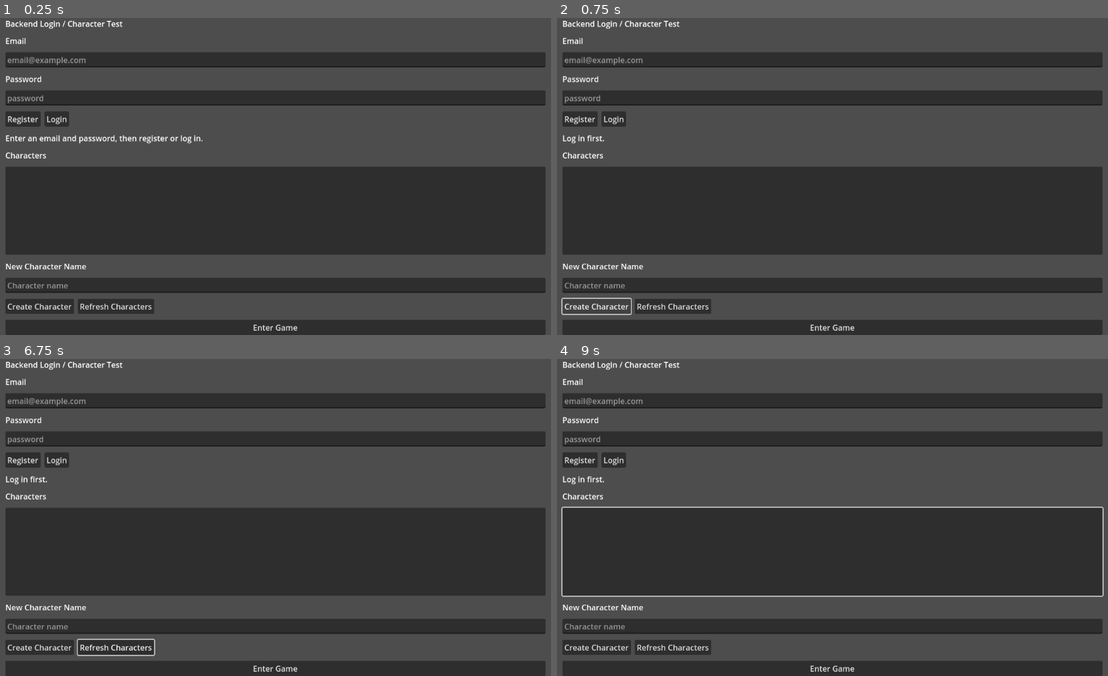
Above: before the commit, frames 1-4 (two rows, left to right).
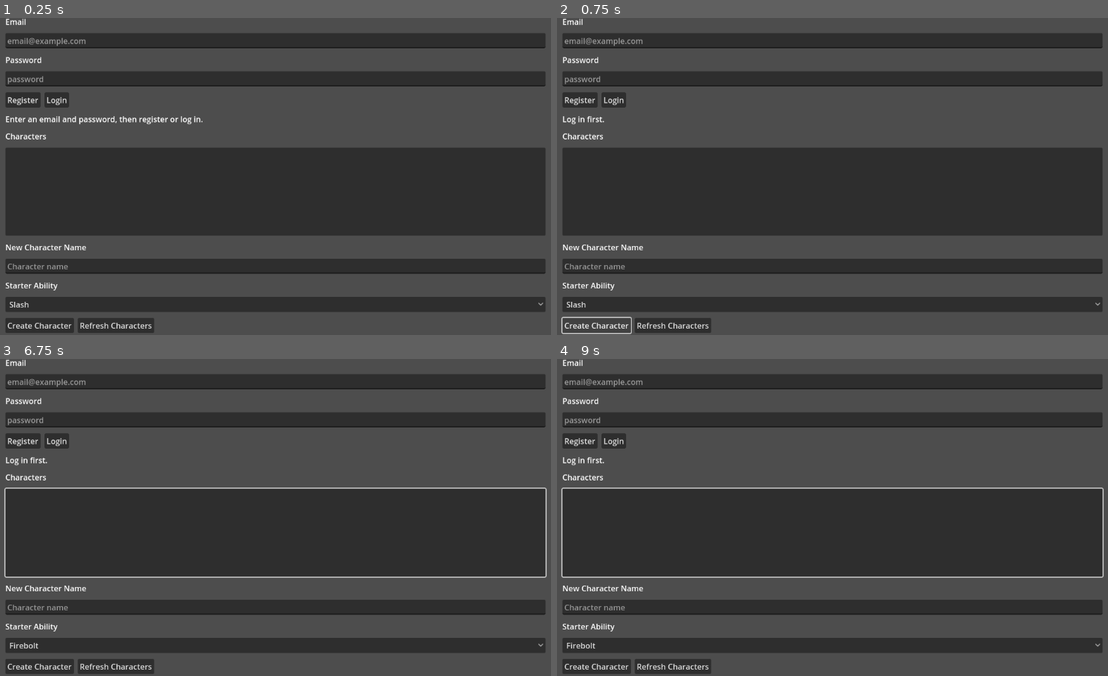
Above: after the commit, the same moments.

Repository: ademastrie/rpg_prototype
Game: Godot game, scene res://scenes/client/login_character_select.tscn
The game is run twice, just before and just after one commit, with the same random seed, the same clock (stepped at 60 frames per second) and the same inputs. This scene is started directly instead of the project's main scene.
Inputs (mouse positions are in pixels of both pictures, inside the frame that each line leads up to):
- Up to frame 1 (0.25 s): no input
- Up to frame 2 (0.75 s): click "Create Character" at 0.5 s
- Up to frame 3 (6.75 s): click (275, 644) at 1.25 s, where only the run after the commit has a clickable "Slash"; click (275, 669) at 2 s, where only the run before the commit has a clickable "Enter Game"; click (275, 644) at 2.75 s, where only the run after the commit has a clickable "Firebolt"; click (275, 669) at 3.5 s, where only the run before the commit has a clickable "Enter Game"; click "Register" at 4.25 s; click "Login" at 5 s; click "Refresh Characters" at 5.75 s; tap Enter at 6.5 s; move the mouse to (402, 501) at 6.52 s; hold D from 6.53 s (still down); hold Q from 6.53 s (still down); click (402, 501) at 6.67 s
- Up to frame 4 (9 s): tap Space at 6.77, 7.25, 7.52, 8.75 s; move the mouse to (722, 533) at 7.27 s; release D at 7.28 s; release Q at 7.28 s; hold S 7.28-8.03 s; tap Q at 7.35, 8.85 s; tap Enter at 8 s; move the mouse to (887, 447) at 8.02 s; hold D 8.03-8.78 s; hold Q 8.03-8.78 s; move the mouse to (804, 580) at 8.77 s; hold W from 8.78 s (still down); click (804, 580) at 8.92 s

The runs differ from the first frame. In frame 1, 47% of the frame differs, in the area x 1-99%, y 0-100%; in frame 2, 47%; in frame 3, 48%; in frame 4, 48%, in the area x 0-100%, y 0-100%.

Commit message:
Add character ability unlock endpoint

Diff:
--- a/godot/scenes/client/login_character_select.tscn
+++ b/godot/scenes/client/login_character_select.tscn
@@ -92,6 +92,14 @@
 layout_mode = 2
 placeholder_text = "Character name"
 
+[node name="StarterAbilityLabel" type="Label" parent="RootMargin/RootLayout"]
+layout_mode = 2
+text = "Starter Ability"
+
+[node name="StarterAbilityOption" type="OptionButton" parent="RootMargin/RootLayout"]
+unique_name_in_owner = true
+layout_mode = 2
+
 [node name="CharacterButtons" type="HBoxContainer" parent="RootMargin/RootLayout"]
 layout_mode = 2
 theme_override_constants/separation = 8
--- a/godot/scripts/backend_api_client.gd
+++ b/godot/scripts/backend_api_client.gd
@@ -54,11 +54,11 @@
 	)
 
 
-func create_character(access_token: String, name: String) -> int:
+func create_character(access_token: String, name: String, starter_ability_key: String = "slash") -> int:
 	return _queue_json_request(
 		"/characters",
 		HTTPClient.METHOD_POST,
-		{"name": name},
+		{"name": name, "starter_ability_key": starter_ability_key},
 		access_token
 	)
 
--- a/godot/scripts/client/login_character_select.gd
+++ b/godot/scripts/client/login_character_select.gd
@@ -8,6 +8,7 @@
 @onready var status_label: Label = %StatusLabel
 @onready var character_list: ItemList = %CharacterList
 @onready var character_name_edit: LineEdit = %CharacterNameEdit
+@onready var starter_ability_option: OptionButton = %StarterAbilityOption
 
 var _access_token := ""
 var _characters: Array[Dictionary] = []
@@ -26,6 +27,7 @@
 	%EnterGameButton.pressed.connect(_on_enter_game_pressed)
 	character_list.item_selected.connect(_on_character_selected)
 
+	_setup_starter_ability_options()
 	_set_status("Enter an email and password, then register or log in.")
 
 
@@ -60,7 +62,8 @@
 		_set_status("Character name is required.")
 		return
 
-	_track_request(api_client.create_character(_access_token, character_name), "create_character")
+	var starter_ability_key := _selected_starter_ability_key()
+	_track_request(api_client.create_character(_access_token, character_name, starter_ability_key), "create_character")
 	_set_status("Creating character...")
 
 
@@ -165,6 +168,23 @@
 		character_list.add_item("No characters yet.")
 
 
+func _setup_starter_ability_options() -> void:
+	starter_ability_option.clear()
+	starter_ability_option.add_item("Slash")
+	starter_ability_option.set_item_metadata(0, "slash")
+	starter_ability_option.add_item("Firebolt")
+	starter_ability_option.set_item_metadata(1, "firebolt")
+	starter_ability_option.select(0)
+
+
+func _selected_starter_ability_key() -> String:
+	var selected_index := starter_ability_option.selected
+	if selected_index < 0:
+		return "slash"
+
+	return str(starter_ability_option.get_item_metadata(selected_index))
+
+
 func _track_request(request_id: int, action: String) -> void:
 	_pending_requests[request_id] = action
 
Not shown, changed: backend/app/characters/router.py
Not shown, changed: backend/app/characters/schemas.py
Not shown, changed: docs/testing.md
